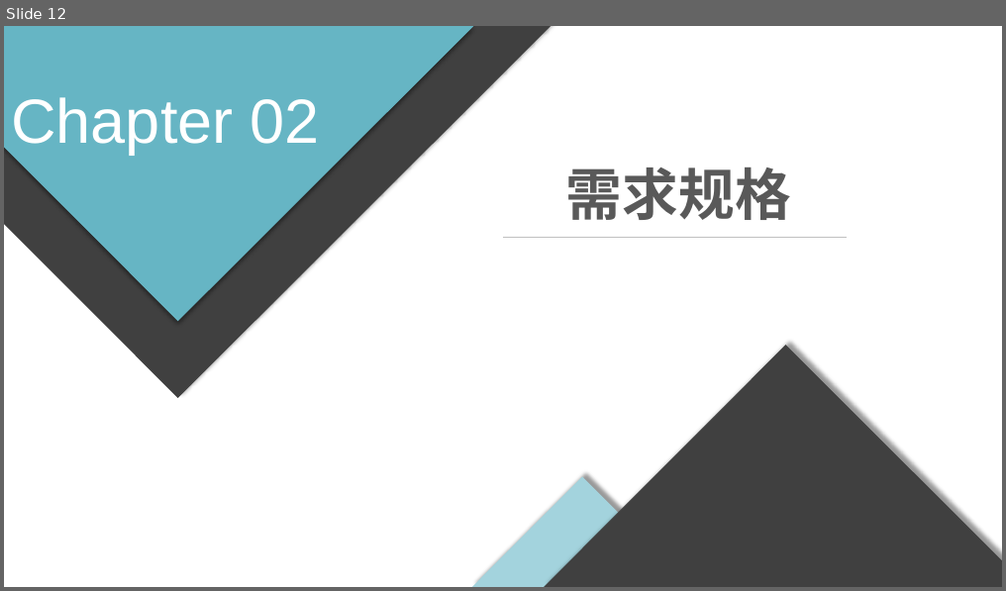
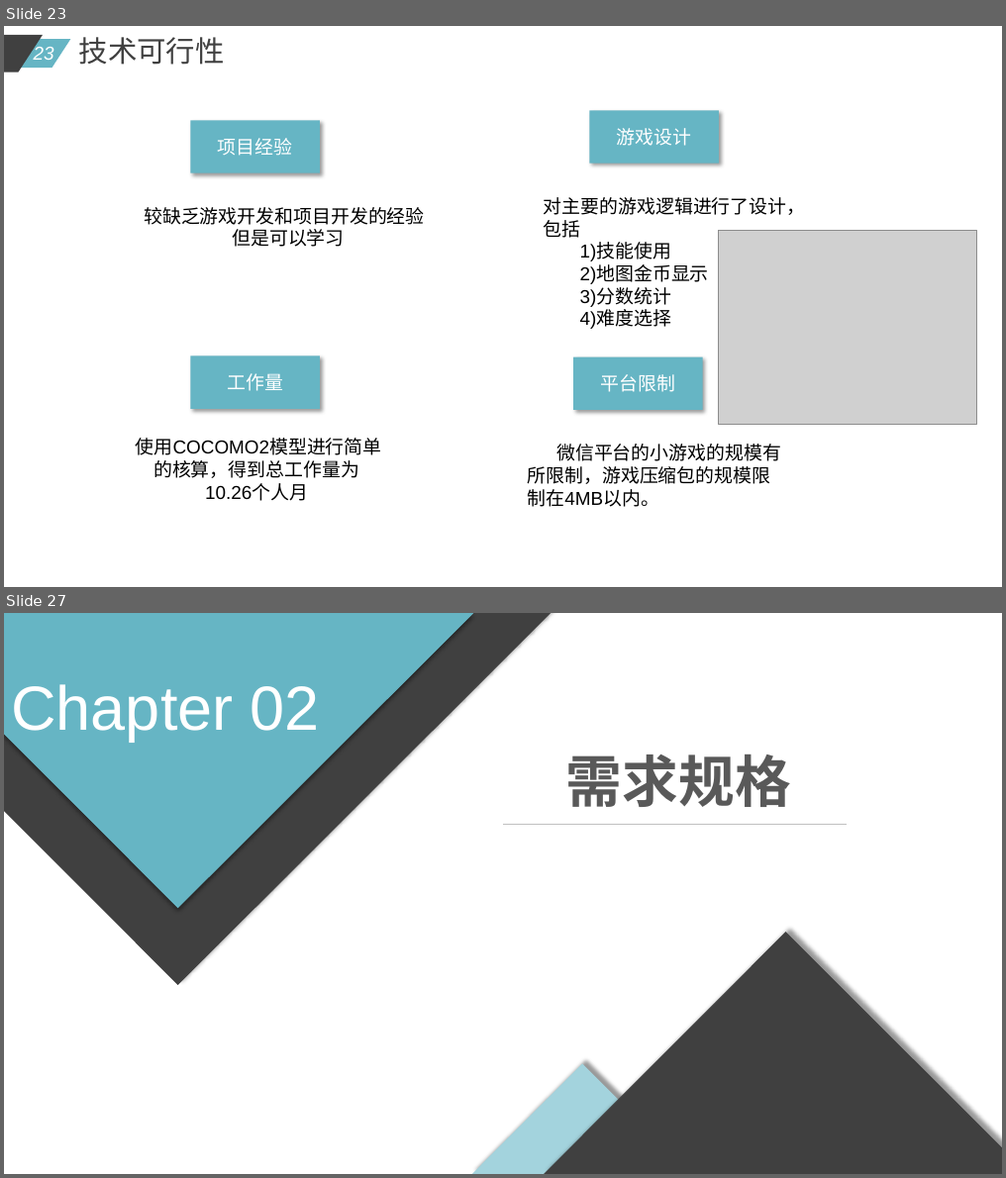
Before and after one commit to diligentsun/new-flappy-bird, a slide deck: 项目总结/项目总结.pptx. Shown one above the other, each under a label of ours: slide 12 before the commit, slides 23 and 27 after it; the slides between them are not shown. The pictures are 1006x591 and 1006x1178 pixels, drawn with LibreOffice and Linux fonts; fonts in the diff are those of the drawing; grey boxes stand for pictures. Boxes give left, top, right and bottom in pixels: in the first picture for what was removed or moved away, otherwise in the second. Text is boxed around its words. In the diff, an @@ line names an element or a change of style, - is before the commit and + after.

```diff
--- a/项目总结/项目总结.pptx
+++ b/项目总结/项目总结.pptx
@@ slide 23 added at [4, 26, 1002, 587], background #FFFFFF @@
@@ parallelogram added at [4, 39, 70, 68], fill #66B5C4 @@
@@ parallelogram added at [4, 35, 43, 73], fill #404040 @@
@@ page number added at [34, 45, 54, 60], 18 pt, text #FFFFFF, italic @@
+23
@@ text added at [79, 37, 225, 65], 28 pt, text #404040 @@
+技术可行性
@@ rectangle added at [589, 110, 719, 164], fill #66B5C4, 18 pt, text #FFFFFF @@
+游戏设计
@@ rectangle added at [190, 120, 320, 174], fill #66B5C4, 18 pt, text #FFFFFF @@
+项目经验
@@ text added at [544, 197, 806, 329], 18 pt, text #000000 @@
+对主要的游戏逻辑进行了设计，包括
+1)技能使用
+2)地图金币显示
+3)分数统计
+4)难度选择
@@ text added at [144, 207, 424, 247], 18 pt, text #000000 @@
+较缺乏游戏开发和项目开发的经验
+但是可以学习
@@ picture added at [719, 230, 977, 424] @@
@@ rectangle added at [190, 356, 320, 409], fill #66B5C4, 18 pt, text #FFFFFF @@
+工作量
@@ rectangle added at [573, 358, 703, 411], fill #66B5C4, 18 pt, text #FFFFFF @@
+平台限制
@@ text added at [136, 438, 382, 501], 18 pt, text #000000 @@
+使用COCOMO2模型进行简单的核算，得到总工作量为
+10.26个人月
@@ text added at [528, 444, 781, 507], 18 pt, text #000000 @@
+微信平台的小游戏的规模有所限制，游戏压缩包的规模限制在4MB以内。
@@ what was slide 12 is now slide 27 @@
```
Also in this commit, not shown: 5 slides changed, 16 other slides added, 1 slide removed, 5 other files.
